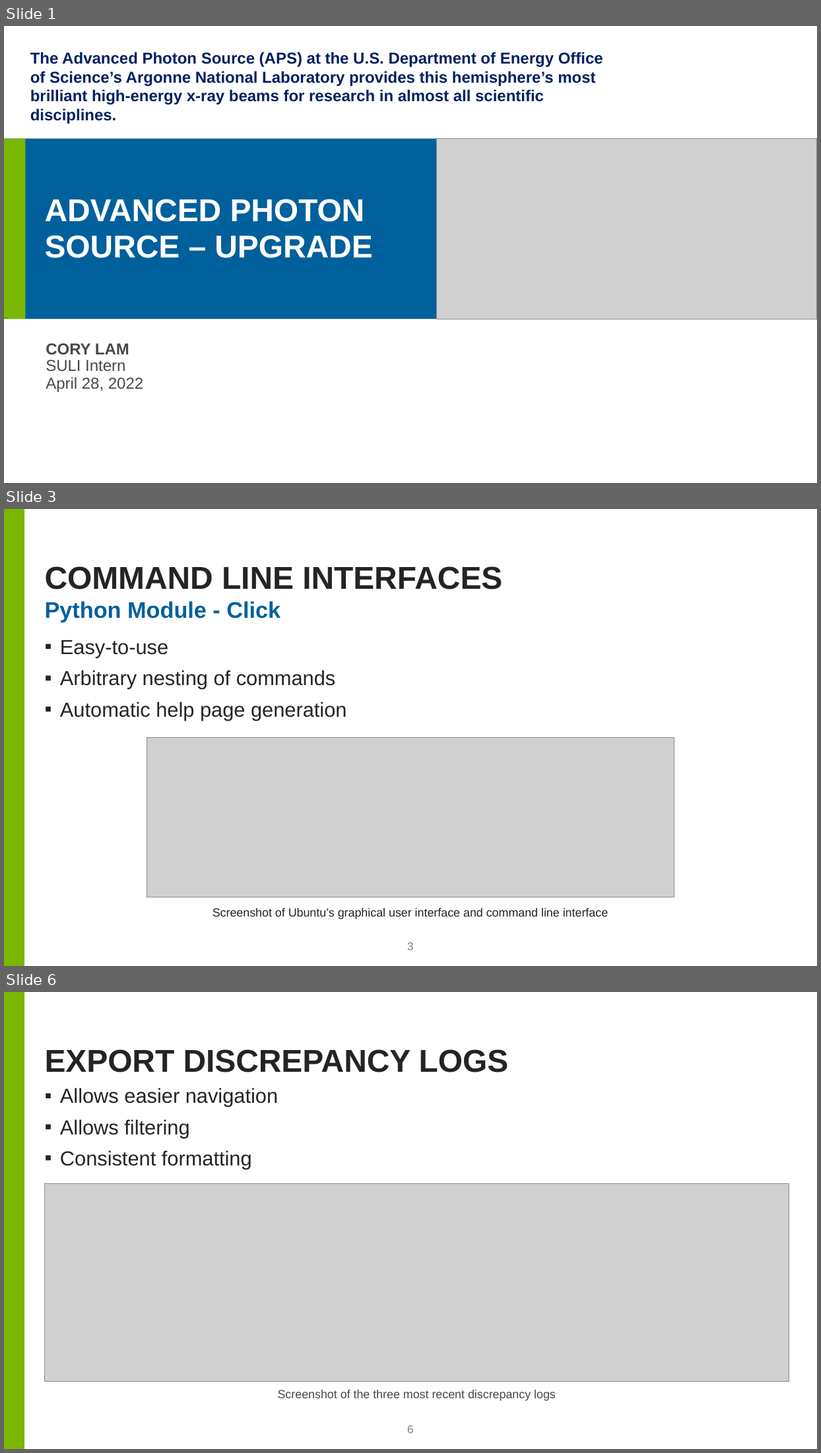
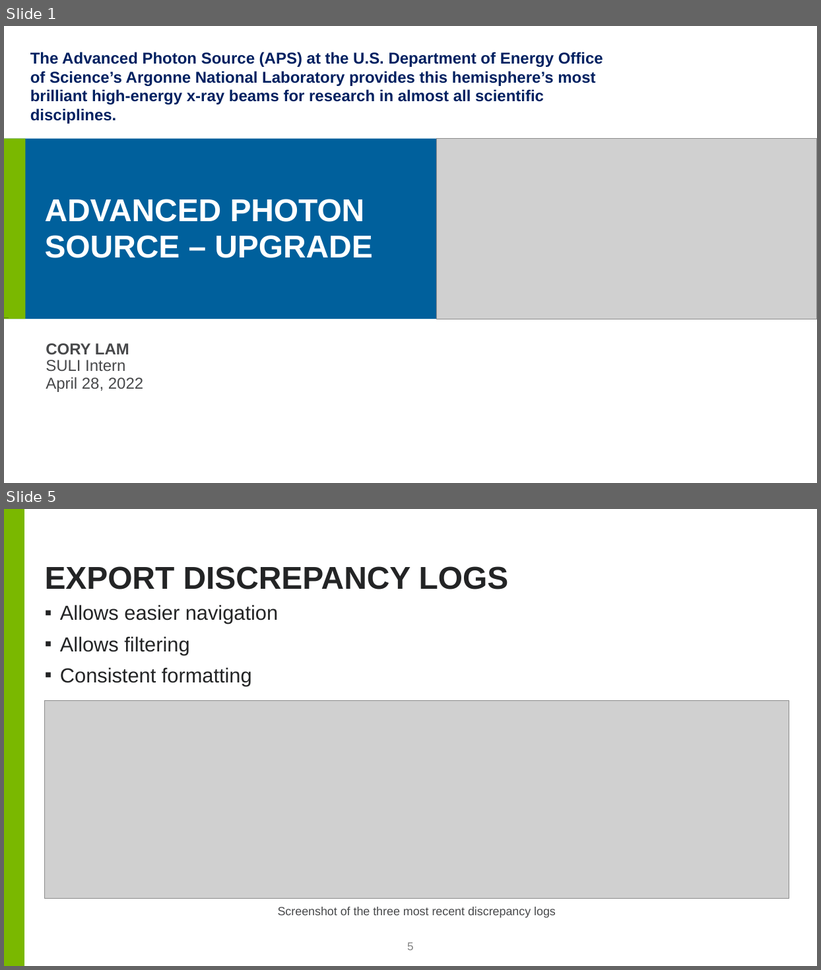
Before and after one commit to cslam7/aps-geoJson, a slide deck: Lam_Cory_Presentation.pptx. Shown one above the other, each under a label of ours: slides 1, 3 and 6 before the commit, slides 1 and 5 after it; the slides between them are not shown. The pictures are 821x1453 and 821x970 pixels, drawn with LibreOffice and Linux fonts; fonts in the diff are those of the drawing; grey boxes stand for pictures; background and template pictures are left out. Boxes give left, top, right and bottom in pixels: in the first picture for what was removed or moved away, otherwise in the second. Text is boxed around its words. In the diff, an @@ line names an element or a change of style, - is before the commit and + after.

```diff
--- a/Lam_Cory_Presentation.pptx
+++ b/Lam_Cory_Presentation.pptx
@@ slide 3 removed at box(4, 509, 817, 966), background #FFFFFF; not listed: 1 template element that a slide beside it also shows @@
@@ title removed at box(45, 566, 502, 590) @@
-COMMAND LINE INTERFACES
@@ text removed at box(45, 601, 281, 623) @@
-Python Module - Click
@@ text removed at box(60, 640, 347, 720) @@
-▪ Easy-to-use
-▪ Arbitrary nesting of commands
-▪ Automatic help page generation
@@ picture removed at box(147, 737, 675, 897) @@
@@ text removed at box(213, 908, 608, 920) @@
-Screenshot of Ubuntu’s graphical user interface and command line interface
@@ page number removed at box(407, 943, 414, 951) @@
-3
@@ what was slide 6 is now slide 5 @@
@@ page number at box(407, 943, 414, 951): text changed @@
-6
+5
```
Also in this commit, not shown: 4 slides changed, 1 other slide removed, 2 other files.
